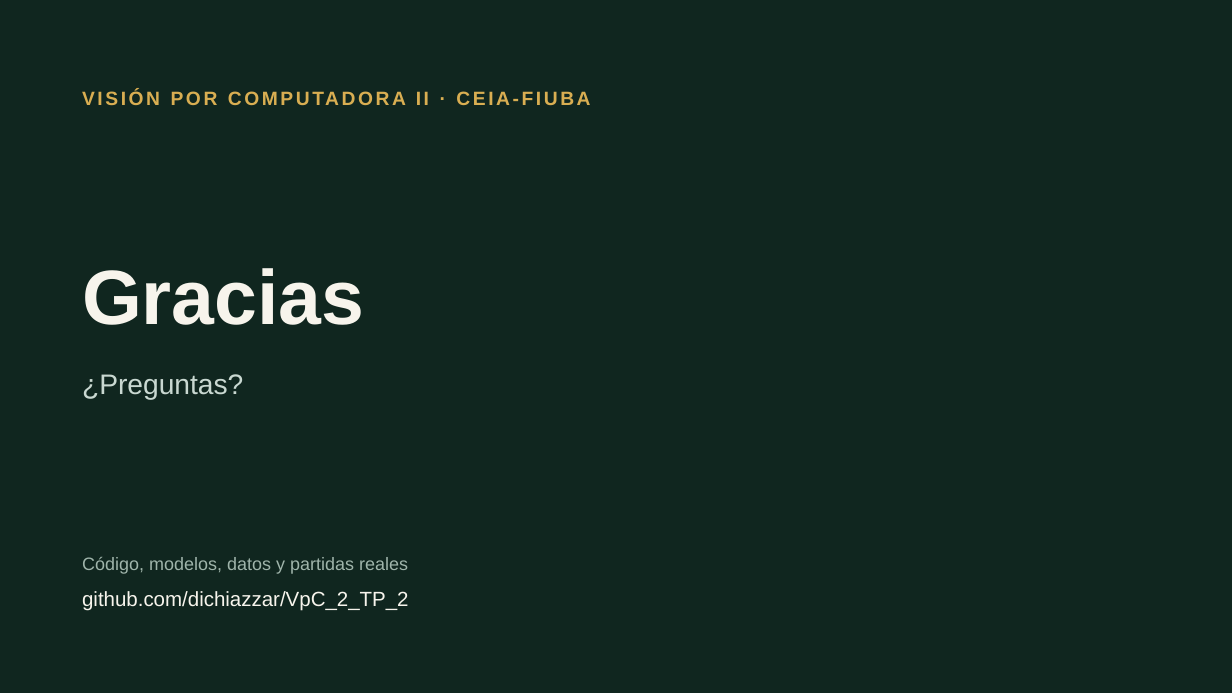
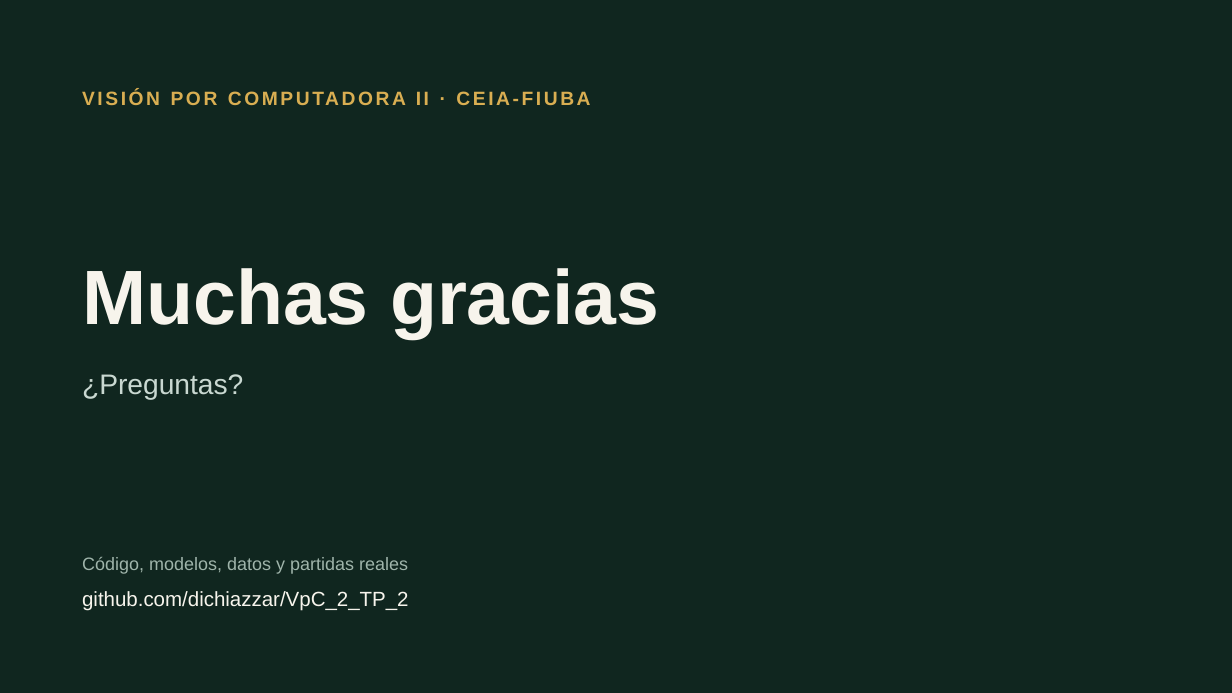
Before and after one commit to dichiazzar/VpC_2_TP_2, a slide deck: slide 17 of Presentacion/Blackjack con visión por computadora.pptx. Drawn at 1232x693 pixels with LibreOffice and Linux fonts; fonts in the diff are those of the drawing. Boxes give left, top, right and bottom in pixels: in the first picture for what was removed or moved away, otherwise in the second. Text is boxed around its words. In the diff, an @@ line names an element or a change of style, - is before the commit and + after.

```diff
--- a/Presentacion/Blackjack con visión por computadora.pptx
+++ b/Presentacion/Blackjack con visión por computadora.pptx
@@ title at box(82, 268, 660, 339): text changed @@
-Gracias
+Muchas gracias
```
Also in this commit, not shown: 2 other slides changed.
